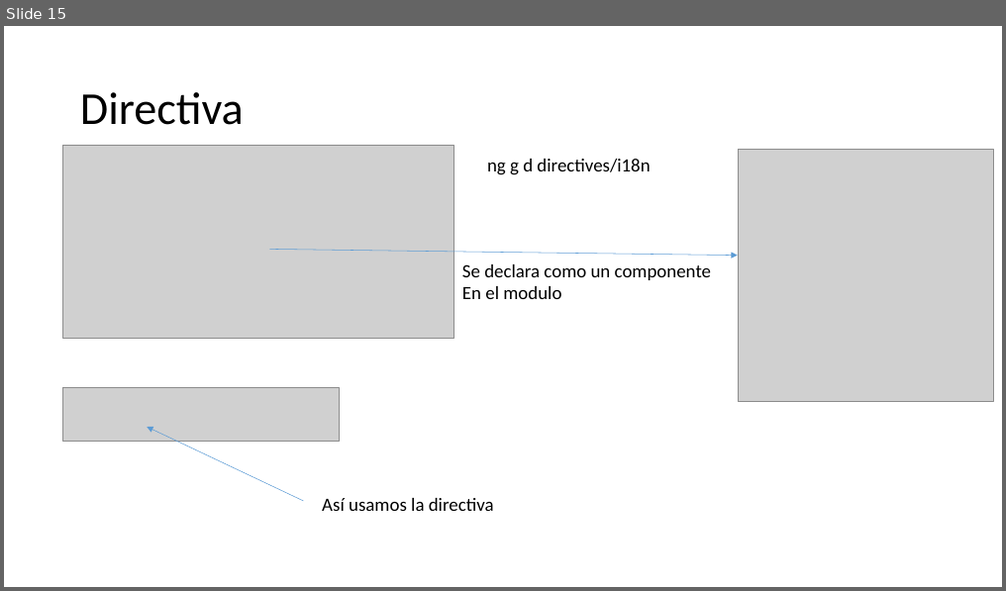
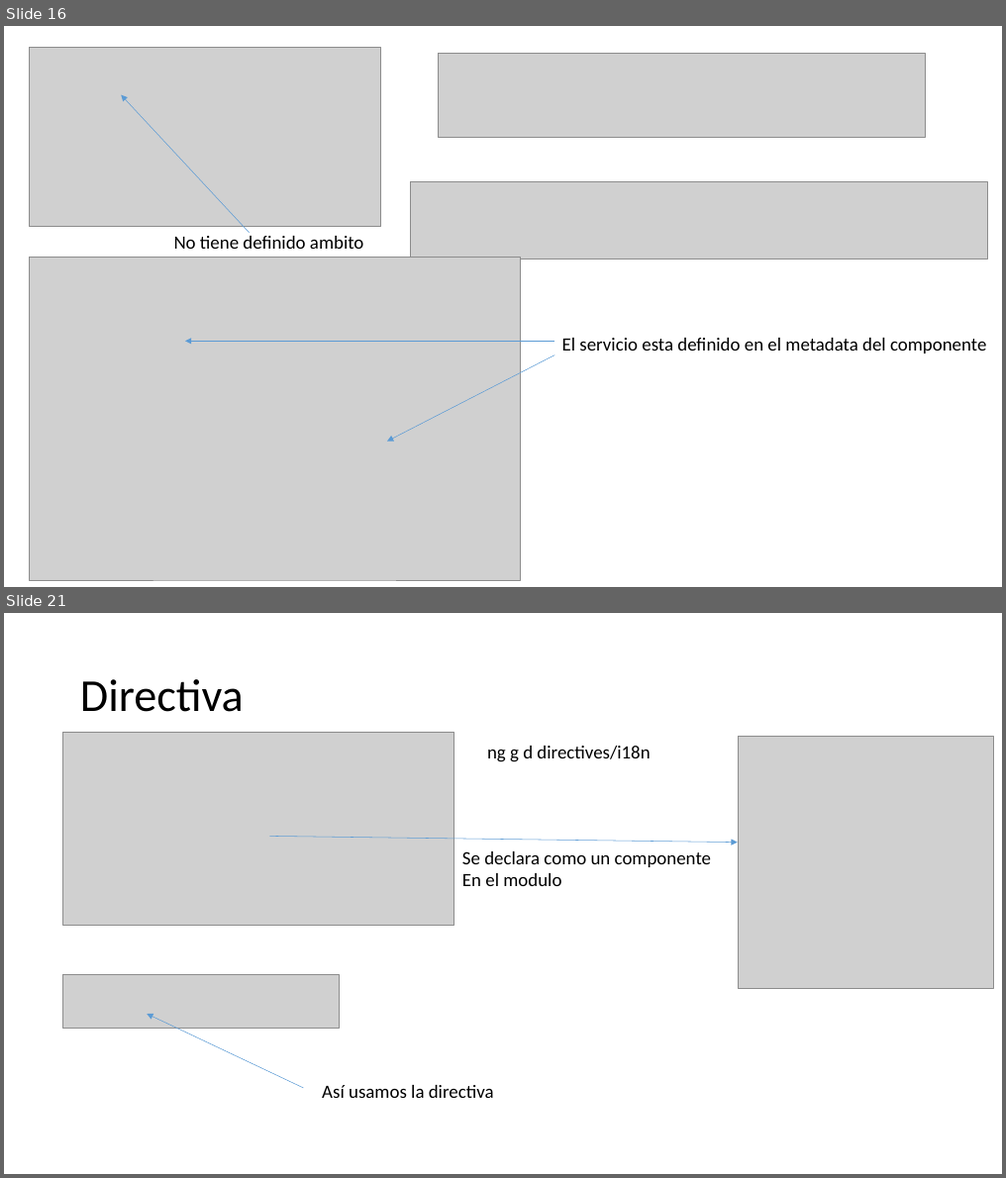
Before and after one commit to Jviejo/frontent, a slide deck: doc/pec3.pptx. Shown one above the other, each under a label of ours: slide 15 before the commit, slides 16 and 21 after it; the slides between them are not shown. The pictures are 1006x591 and 1006x1178 pixels, drawn with LibreOffice and Linux fonts; fonts in the diff are those of the drawing; grey boxes stand for pictures. Boxes give left, top, right and bottom in pixels: in the first picture for what was removed or moved away, otherwise in the second. Text is boxed around its words. In the diff, an @@ line names an element or a change of style, - is before the commit and + after.

Commit message:
servicio

```diff
--- a/doc/pec3.pptx
+++ b/doc/pec3.pptx
@@ slide 16 added at (x1=4, y1=26, x2=1002, y2=587), background #FFFFFF @@
@@ picture added at (x1=29, y1=48, x2=381, y2=227) @@
@@ picture added at (x1=439, y1=53, x2=926, y2=137) @@
@@ arrow added from (250, 233) to (121, 95), #5B9BD5 0.5 pt @@
@@ picture added at (x1=411, y1=182, x2=988, y2=260) @@
@@ picture added at (x1=29, y1=258, x2=520, y2=580) @@
@@ text added at (x1=174, y1=236, x2=363, y2=249), 18 pt, text #000000 @@
+No tiene definido ambito
@@ arrow added from (555, 341) to (185, 341), #5B9BD5 0.5 pt @@
@@ text added at (x1=562, y1=338, x2=986, y2=354), 18 pt, text #000000 @@
+El servicio esta definido en el metadata del componente
@@ arrow added from (555, 356) to (387, 442), #5B9BD5 0.5 pt @@
@@ what was slide 15 is now slide 21 @@
```
Also in this commit, not shown: 5 other slides added, 15 other files.
